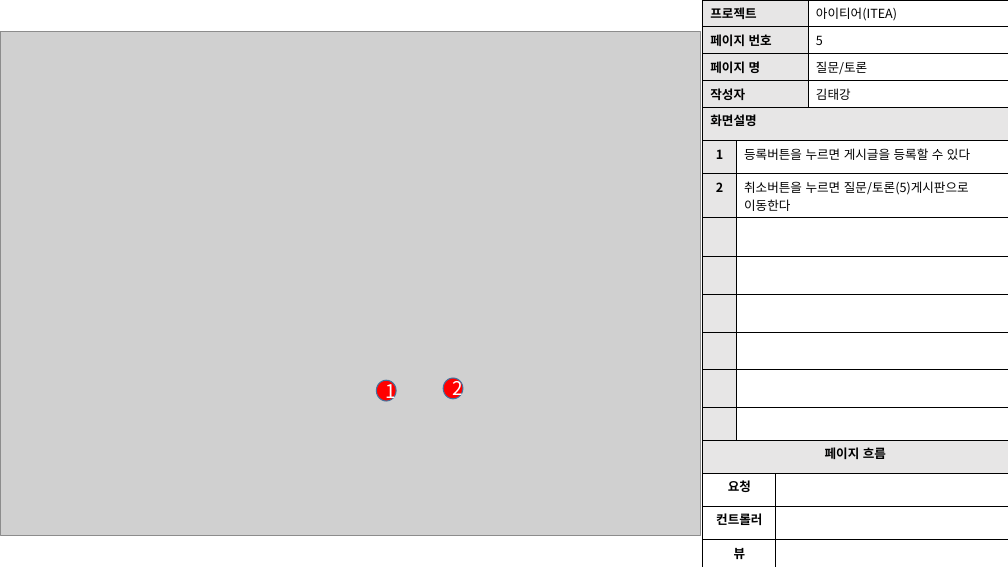
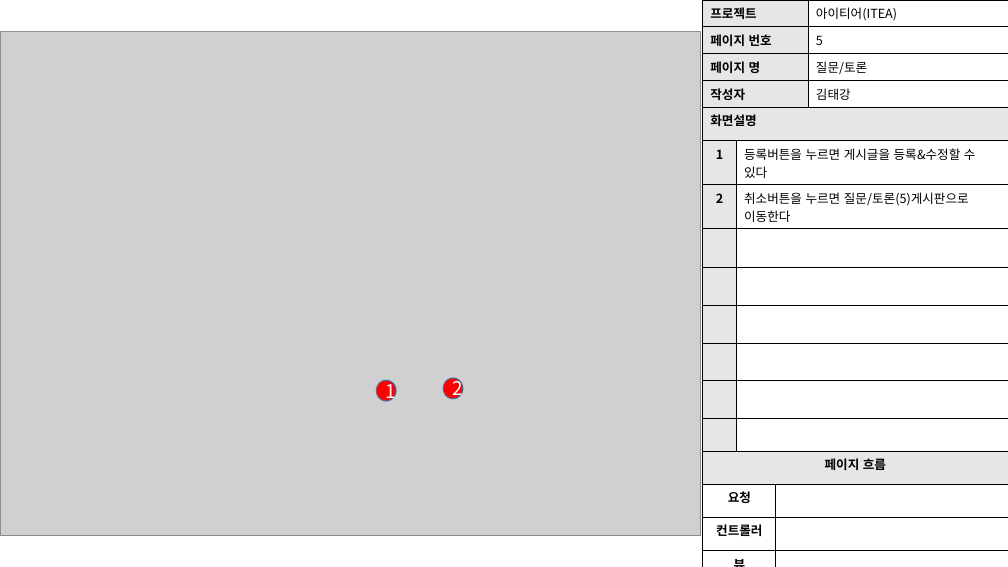
Before and after one commit to skwls2087/itea, a slide deck: slide 8 of 추가자료/스토리보드/아이티어_스토리보드_김태강.pptx. Drawn at 1008x567 pixels with LibreOffice and Linux fonts; fonts in the diff are those of the drawing; grey boxes stand for pictures. Boxes give left, top, right and bottom in pixels: in the first picture for what was removed or moved away, otherwise in the second. Text is boxed around its words. In the diff, an @@ line names an element or a change of style, - is before the commit and + after.

Commit message:
스토리보드&요구사항정의서 수정

```diff
--- a/추가자료/스토리보드/아이티어_스토리보드_김태강.pptx
+++ b/추가자료/스토리보드/아이티어_스토리보드_김태강.pptx
@@ table at bbox=[703, 107, 1008, 567] @@
-row 2, column 2: 등록버튼을 누르면 게시글을 등록할 수 있다
+row 2, column 2: 등록버튼을 누르면 게시글을 등록&수정할 수 있다
```
Also in this commit, not shown: 1 other slide changed, 1 other file.
